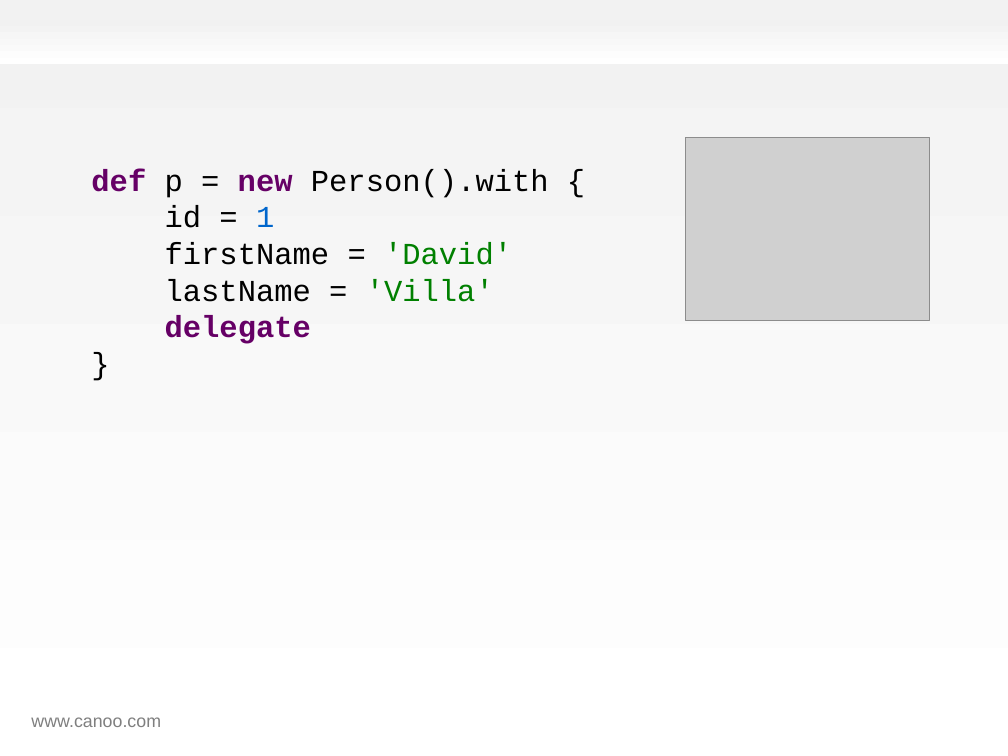
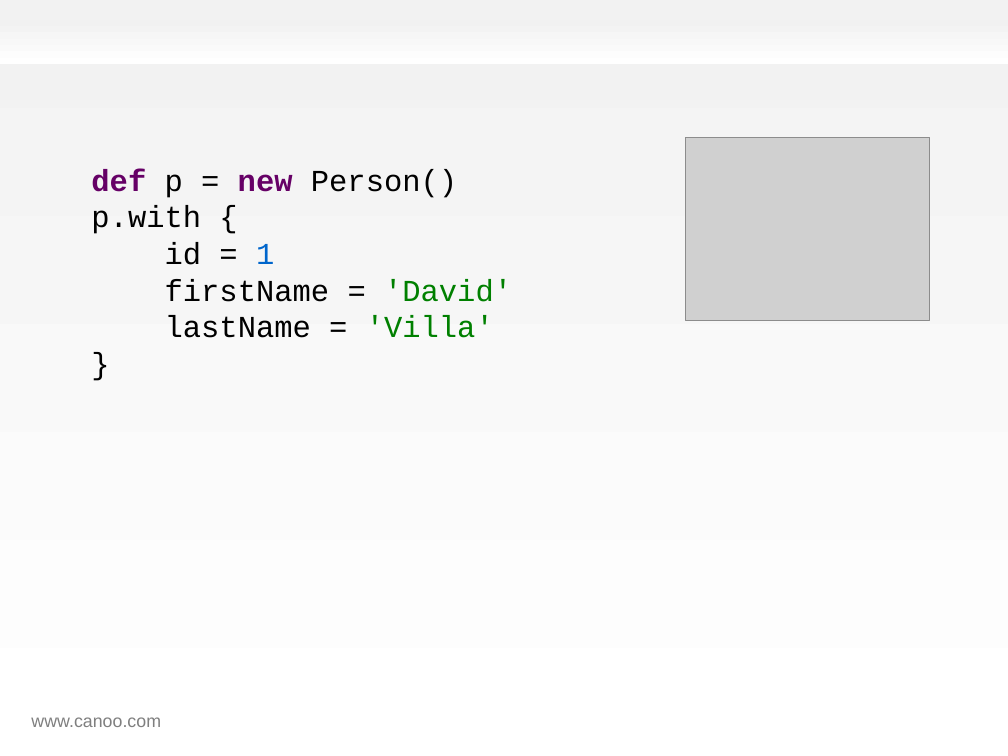
Before and after one commit to HamletDRC/presentations, a slide deck: slide 12 of effectivegroovy/effectivegroovy_gr82011.odp. Drawn at 1008x756 pixels with LibreOffice and Linux fonts; fonts in the diff are those of the drawing; grey boxes stand for pictures; background and template pictures are left out. Boxes give left, top, right and bottom in pixels: in the first picture for what was removed or moved away, otherwise in the second. Text is boxed around its words. In the diff, an @@ line names an element or a change of style, - is before the commit and + after.

```diff
--- a/effectivegroovy/effectivegroovy_gr82011.odp
+++ b/effectivegroovy/effectivegroovy_gr82011.odp
@@ subtitle at <box>91,169,512,338</box>: text changed @@
-def p = new Person().with {
-id = 1
-firstName = 'David'
-lastName = 'Villa'
-delegate
-}
+def p = new Person()
+p.with {
+id = 1
+firstName = 'David'
+lastName = 'Villa'
+}
```
Also in this commit, not shown: 9 other slides changed, 35 slides added, 5 other files.
